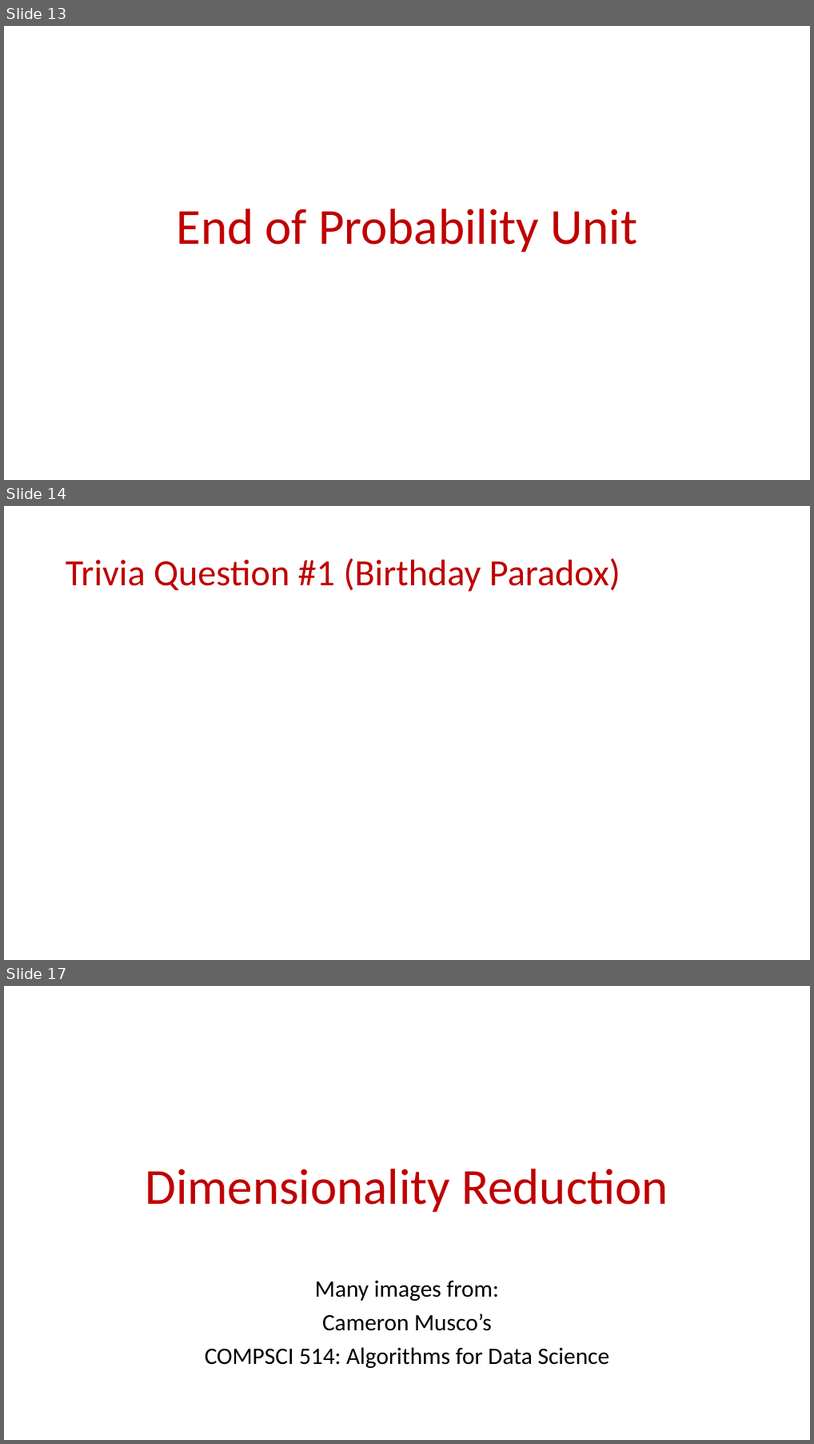
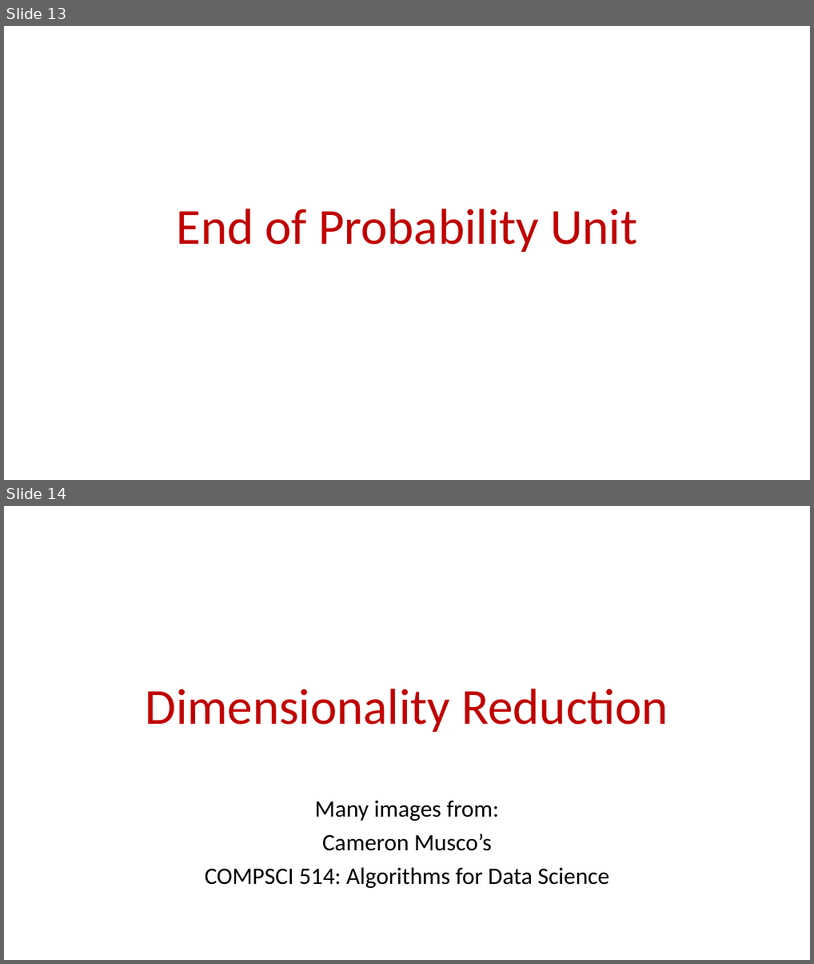
Before and after one commit to samsonzhou/samsonzhou.github.io, a slide deck: CSCE658-S24/L6.pptx. Shown one above the other, each under a label of ours: slides 13, 14 and 17 before the commit, slides 13 and 14 after it; the slides between them are not shown. The pictures are 814x1444 and 814x964 pixels, drawn with LibreOffice and Linux fonts; fonts in the diff are those of the drawing; grey boxes stand for pictures. Boxes give left, top, right and bottom in pixels: in the first picture for what was removed or moved away, otherwise in the second. Text is boxed around its words. In the diff, an @@ line names an element or a change of style, - is before the commit and + after.

```diff
--- a/CSCE658-S24/L6.pptx
+++ b/CSCE658-S24/L6.pptx
@@ slide 14 removed at (4,506,810,960), background #FFFFFF @@
@@ title removed at (66,558,621,592) @@
-Trivia Question #1 (Birthday Paradox)
@@ what was slide 17 is now slide 14 @@
```
Also in this commit, not shown: 3 slides changed, 2 other slides removed.
